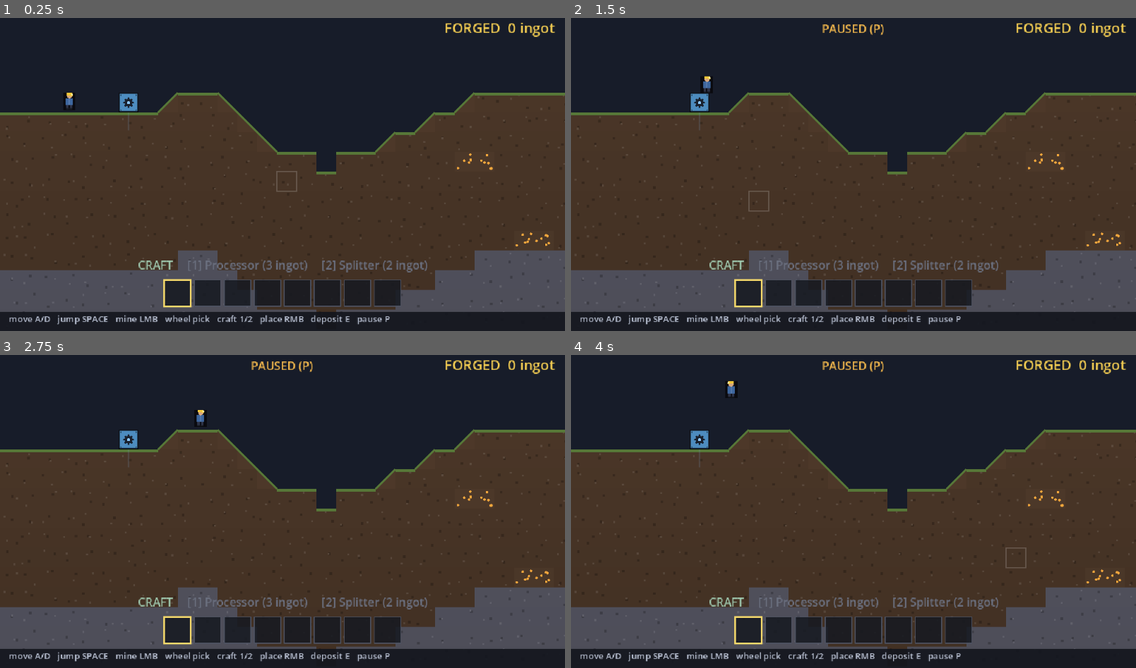
Above: before the commit, frames 1-4 (two rows, left to right).
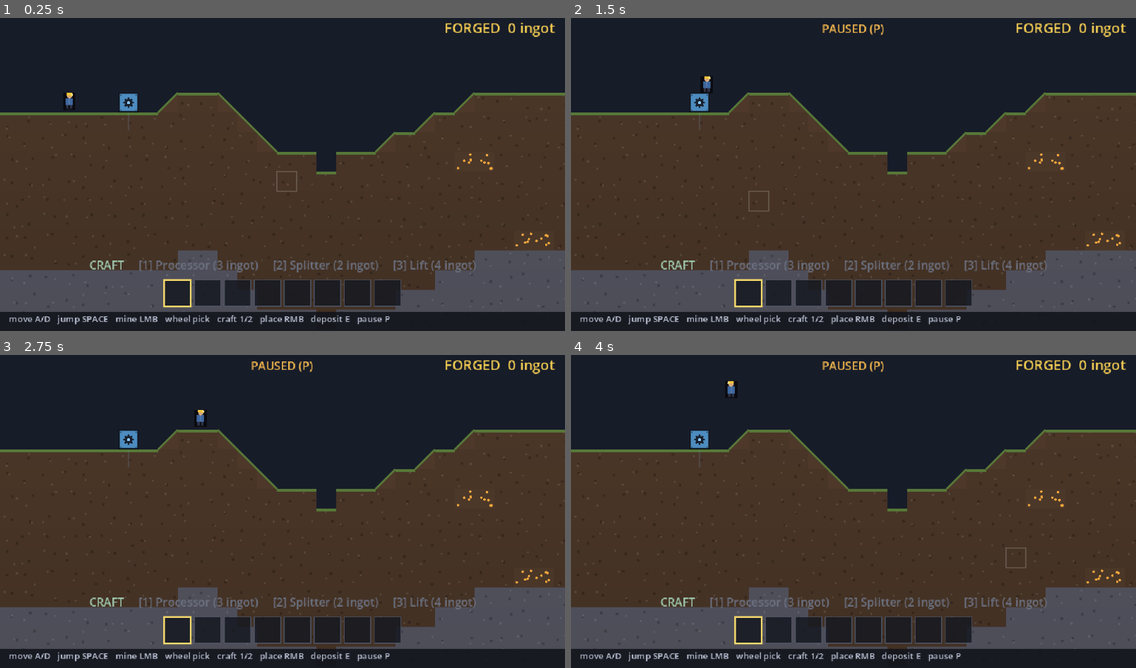
Above: after the commit, the same moments.

Repository: teohondascully/sinkforge
Game: Godot game, scene res://scenes/main.tscn
Same seed, same stepped clock (60 frames per second), same inputs: the game is played once before the commit and once after it.
Inputs (mouse positions are in pixels of both pictures, inside the frame that each line leads up to):
- Up to frame 1 (0.25 s): no input
- Up to frame 2 (1.5 s): tap Enter at 0.5 s; move the mouse to (977, 155) at 0.52 s; hold Right 0.53-1.25 s; tap P at 0.6 s; click (977, 155) at 0.67 s; tap Space at 0.77 s; drag from (740, 187) to (825, 237) at 1.27 s
- Up to frame 3 (2.75 s): tap Space at 2 s; move the mouse to (339, 439) at 2.02 s; hold Right from 2.03 s (still down); tap 1 at 2.1 s
- Up to frame 4 (4 s): release Right at 2.75 s; drag from (825, 574) to (684, 461) at 2.77 s; tap Enter at 3.5 s; move the mouse to (1023, 558) at 3.52 s; hold Left from 3.53 s (still down); tap E at 3.6 s; tap Space at 3.77 s

The runs differ from the first frame. In frame 1, 1.0% of the frame differs, in the area x 15-85%, y 77-82%; in frame 2, 1.0%; in frame 3, 1.0%; in frame 4, 1.0%.

Commit message:
lift slice 1: the updraft shaft — goods carried UP (the paid inverse of gravity)
DESIGN CALL (redo of the earlier "moving platform" proposal): the lift is an
UPDRAFT SHAFT — a column where the gravity rule is inverted. It's the literal inverse of
the core hook ("gravity is the conveyor, down/free" -> "the lift inverts gravity, up/paid"),
unifies goods + you under one rule, is up-only (down stays free gravity), and dodges
kinematic moving-platform collision. See DECISIONS.

This slice = the GOODS half (sim logistics, deterministic):
- factory_sim.gd: behavior &"lift" — _run_lift moves up to LIFT_THROUGHPUT items/tick from
 input to output (the rest is backlog = the throughput "cost"; real power deferred);
 _destinations routes a lift's output UP via new _column_rise (the mirror of _column_landing:
 scan up, feed the first machine above, else rest against the ceiling, else the shaft top).
 Whatever gravity drops onto a lift gets hauled back up. No items created/destroyed.
- lift.tres: the Lift machine def (behavior &"lift", craft 4 ingots).
- main.gd / hud.gd: lift added to the craft palette ([3] Lift), teal casing, stacked
 up-chevron silhouette (world icon + hotbar mini-icon).
- run_tests.gd: _test_lift — rate-limited carry, full drain upward, arrives at the shaft
 top, ore conserved. (Fixed a splice bug that had merged it into _test_worldgen.)

90 sim checks PASS. Next: the player rides the updraft (representation), then the feel pass.

Diff:
--- a/scenes/hud.gd
+++ b/scenes/hud.gd
@@ -116,7 +116,13 @@
 func _draw_mini_machine(rect: Rect2, kind: String) -> void:
 	var c: Vector2 = rect.position + rect.size * 0.5
 	var r: float = rect.size.y * 0.36
-	if kind == "fork":
+	if kind == "lift":
+		var up := Color(0.85, 1.0, 0.95)
+		for k: int in 2:
+			var oy: float = float(k) * r * 0.8 - r * 0.3
+			draw_line(c + Vector2(-r, oy + r * 0.4), c + Vector2(0.0, oy - r * 0.3), up, 1.5)
+			draw_line(c + Vector2(0.0, oy - r * 0.3), c + Vector2(r, oy + r * 0.4), up, 1.5)
+	elif kind == "fork":
 		var fork := Color(0.96, 0.93, 1.0)
 		draw_line(c + Vector2(0.0, -r), c, fork, 1.5)
 		draw_line(c, c + Vector2(0.0, r), fork, 1.5)
--- a/scenes/main.gd
+++ b/scenes/main.gd
@@ -66,6 +66,7 @@
 	_craftable = [
 		load("res://src/data/machines/processor.tres"),
 		load("res://src/data/machines/splitter.tres"),
+		load("res://src/data/machines/lift.tres"),
 	]
 	for def: MachineDef in _craftable:
 		_machine_defs_by_id[def.id] = def
@@ -517,7 +518,9 @@
 ## ghost, and — in spirit — the hotbar): furnace for the ore-fed source, fork for splitters, gear
 ## for everything else. One place so the icon a machine shows is the icon you preview when placing.
 func _draw_machine_icon(center: Vector2, def: MachineDef) -> void:
-	if def.behavior == &"splitter":
+	if def.behavior == &"lift":
+		_draw_lift_icon(center)
+	elif def.behavior == &"splitter":
 		_draw_splitter_icon(center)
 	elif def.recipe != null and def.recipe.inputs.is_empty():
 		_draw_furnace_icon(center)
@@ -527,6 +530,8 @@
 
 ## The icon "kind" string for the HUD hotbar, so a carried machine item shows its silhouette too.
 func _machine_kind(def: MachineDef) -> String:
+	if def.behavior == &"lift":
+		return "lift"
 	if def.behavior == &"splitter":
 		return "fork"
 	if def.recipe != null and def.recipe.inputs.is_empty():
@@ -552,6 +557,15 @@
 	draw_circle(center, 2.6, Color(0.55, 0.78, 0.98))
 
 
+## Lift: stacked UP-chevrons — it carries goods (and you) up its column, the paid inverse of gravity.
+func _draw_lift_icon(center: Vector2) -> void:
+	var up := Color(0.85, 1.0, 0.95)
+	for k: int in 2:
+		var oy: float = float(k) * 7.0 - 2.0
+		draw_line(center + Vector2(-6.0, oy + 4.0), center + Vector2(0.0, oy - 2.0), up, 2.0)
+		draw_line(center + Vector2(0.0, oy - 2.0), center + Vector2(6.0, oy + 4.0), up, 2.0)
+
+
 ## Fork (splitter): a stem that splits DOWN and to the RIGHT — mirrors its 50/50 routing.
 func _draw_splitter_icon(center: Vector2) -> void:
 	var fork := Color(0.93, 0.88, 1.0)
@@ -571,6 +585,8 @@
 
 
 func _machine_color(def: MachineDef) -> Color:
+	if def.behavior == &"lift":
+		return Color(0.26, 0.66, 0.62)  # teal — reads as "anti-gravity tech"
 	if def.behavior == &"splitter":
 		return Color(0.58, 0.42, 0.78)
 	var recipe: RecipeDef = def.recipe
--- a/src/core/factory_sim.gd
+++ b/src/core/factory_sim.gd
@@ -16,6 +16,9 @@
 ## depth, room to explore (presentation sprint). Provisional size; real worldgen is still deferred.
 const GRID_COLS: int = 72
 const GRID_ROWS: int = 40
+## Items/tick a LIFT carries UP its column — the throughput "cost" of fighting gravity (real power is
+## deferred; slowness IS the asymmetry for now). Below this rate, a backlog piles at the lift.
+const LIFT_THROUGHPUT: int = 2
 
 ## cell (Vector2i) -> MachineState. Authoritative placement + flow topology.
 var grid: Dictionary = {}
@@ -255,6 +258,9 @@
 
 
 func _run_machine(machine: MachineState) -> void:
+	if machine.def.behavior == &"lift":
+		_run_lift(machine)
+		return
 	if machine.def.behavior == &"splitter":
 		_run_splitter(machine)
 		return
@@ -286,6 +292,25 @@
 		if int(machine.input_buffer.get(item, 0)) < int(recipe.inputs[item]):
 			return false
 	return true
+
+
+## A LIFT runs no recipe: it carries items UP its column — the paid inverse of gravity. Each tick it
+## moves up to LIFT_THROUGHPUT items from its input into its output (delivered upward by _flow next);
+## the rest stays as a backlog (the throughput "cost"). No items created or destroyed → conservation
+## holds. Whatever falls onto a lift (gravity brings product down to it) is hauled back up.
+func _run_lift(machine: MachineState) -> void:
+	var moved: int = 0
+	for item: StringName in machine.input_buffer.keys():
+		if moved >= LIFT_THROUGHPUT:
+			break
+		var take: int = mini(int(machine.input_buffer[item]), LIFT_THROUGHPUT - moved)
+		machine.output_buffer[item] = int(machine.output_buffer.get(item, 0)) + take
+		var left: int = int(machine.input_buffer[item]) - take
+		if left > 0:
+			machine.input_buffer[item] = left
+		else:
+			machine.input_buffer.erase(item)
+		moved += take
 
 
 ## A splitter runs no recipe: it just moves whatever has fallen into it from its input into its
@@ -342,6 +367,8 @@
 func _destinations(machine: MachineState) -> Array[Dictionary]:
 	var x: int = machine.cell.x
 	var y: int = machine.cell.y
+	if machine.def.behavior == &"lift":
+		return [_column_rise(x, y - 1)]  # the inverse of gravity: this machine's output goes UP
 	var down: Dictionary = _column_landing(x, y + 1)
 	if machine.def.behavior != &"splitter":
 		return [down]
@@ -366,6 +393,20 @@
 	return {"to_cell": Vector2i(col, GRID_ROWS), "target": sink}
 
 
+## Where a LIFTED item goes, scanning UP `col` from `start_row` (the mirror of _column_landing): the
+## first machine above catches it (feed a higher machine), else it rests against the first ceiling
+## (a pile just below the solid cell), else — an open shaft to the top — it rests at the top row.
+func _column_rise(col: int, start_row: int) -> Dictionary:
+	for row: int in range(start_row, -1, -1):
+		var m: MachineState = grid.get(Vector2i(col, row), null)
+		if m != null:
+			return {"to_cell": m.cell, "target": m.input_buffer}
+		if solid.has(Vector2i(col, row)):
+			var rest := Vector2i(col, row + 1)  # the open cell just below the ceiling
+			return {"to_cell": rest, "target": _ground_pile(rest)}
+	return {"to_cell": Vector2i(col, 0), "target": _ground_pile(Vector2i(col, 0))}
+
+
 ## The product pile resting in `cell`, created on first landing. Returned as a live Dictionary so
 ## _deliver adds straight into it.
 func _ground_pile(cell: Vector2i) -> Dictionary:
--- /dev/null
+++ b/src/data/machines/lift.tres
@@ -0,0 +1,13 @@
+[gd_resource type="Resource" script_class="MachineDef" load_steps=2 format=3]
+
+[ext_resource type="Script" path="res://src/data/machine_def.gd" id="1_machine"]
+
+[resource]
+script = ExtResource("1_machine")
+id = &"lift"
+display_name = "Lift"
+recipe = null
+behavior = &"lift"
+craft_cost = {
+&"ingot": 4
+}
--- a/tests/run_tests.gd
+++ b/tests/run_tests.gd
@@ -24,6 +24,7 @@
 	_test_spit_and_collect()
 	_test_craft_and_build()
 	_test_worldgen()
+	_test_lift()
 	if _failures == 0:
 		print("ALL PASS")
 		quit(0)
@@ -348,7 +349,9 @@
 	_check(a.walls.get(Vector2i(2, top)) == &"dirt_wall", "near-surface wall is dirt")
 	_check(a.walls.get(Vector2i(2, top + HeightmapWorldGen.STONE_DEPTH + 2)) == &"stone_wall",
 		"deep wall is stone")
-	# Ingest + wall persistence (forward-covers Slice 3): mining clears the block, keeps the wall.
+
+
+	# Ingest + wall persistence (Slice 3): mining clears the block, keeps the wall.
 	var sim: FactorySim = FactorySim.new()
 	sim.load_world(a)
 	_check(sim.is_solid(Vector2i(2, top)), "sim ingested the world (surface cell is solid)")
@@ -356,3 +359,24 @@
 	sim.mine(Vector2i(2, top))
 	_check(not sim.is_solid(Vector2i(2, top)), "mining cleared the block")
 	_check(sim.wall_at(Vector2i(2, top)) == &"stone_wall", "the background wall survives mining the block")
+
+
+## The LIFT carries items UP its column (the paid inverse of gravity), rate-limited by
+## LIFT_THROUGHPUT, conserving items — they arrive at the top of the shaft.
+func _test_lift() -> void:
+	print("- lift")
+	var lift_def: MachineDef = load("res://src/data/machines/lift.tres")
+	var sim: FactorySim = FactorySim.new()
+	var lift: MachineState = sim.place_machine(lift_def, Vector2i(5, 10))
+	_check(lift != null and lift.def.behavior == &"lift", "placed a lift")
+	lift.input_buffer[&"ore"] = 5                       # 5 ore fell onto the lift
+	_check(_items_present(sim, &"ore") == 5, "5 ore present before lifting")
+	sim.tick()
+	_check(int(lift.input_buffer.get(&"ore", 0)) == 5 - FactorySim.LIFT_THROUGHPUT,
+		"lift carries only LIFT_THROUGHPUT/tick (the rest is backlog = the cost)")
+	for _i: int in 8:
+		sim.tick()
+	_check(lift.input_buffer.is_empty() and lift.output_buffer.is_empty(), "lift drained upward")
+	var pile: Dictionary = sim.ground.get(Vector2i(5, 0), {})
+	_check(int(pile.get(&"ore", 0)) == 5, "all 5 ore arrived at the TOP of the shaft")
+	_check(_items_present(sim, &"ore") == 5, "ore conserved across lifting (present=5)")
